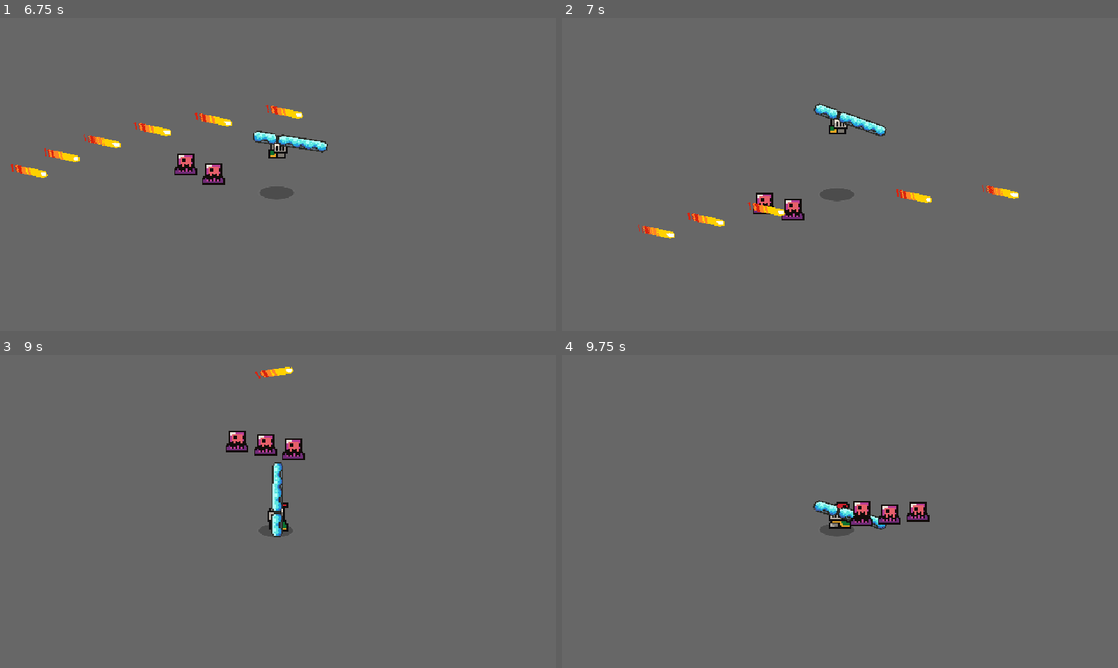
Above: before the commit, frames 1-4 (two rows, left to right).
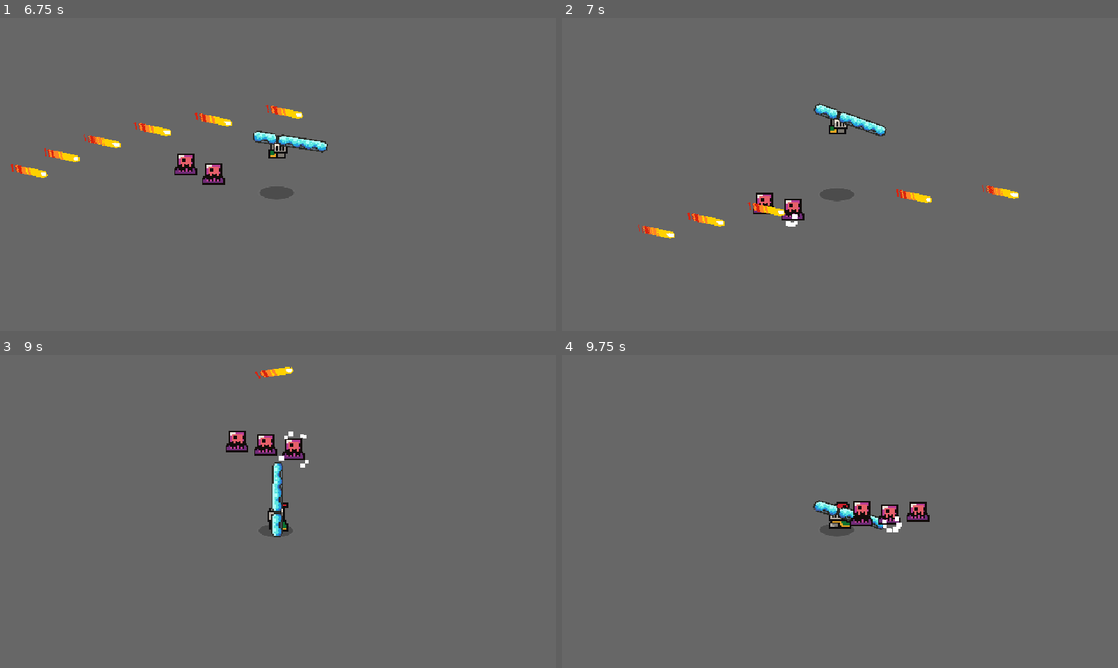
Above: after the commit, the same moments.

Repository: LicoRyte/PSCP--NoIWasTheJudge
Game: Godot game, scene res://Scene/guide_test_pc.tscn
Two runs of this game, one before a commit and one after it. Both use one fixed random seed, a clock stepped at 60 frames per second and the inputs below.
Inputs (mouse positions are in pixels of both pictures, inside the frame that each line leads up to):
- Up to frame 1 (6.75 s): move the mouse to (400, 158) at 0.52 s; hold D (Right) 0.53-1.28 s; tap P (DevTest) at 0.6, 4.35 s; click (400, 158) at 0.67 s; move the mouse to (166, 190) at 1.27 s; hold S (Down) 1.28-2.03 s; click (166, 190) at 1.35 s; move the mouse to (333, 105) at 2.02 s; hold D (Right) 2.03-2.78 s; tap R (Relode) at 2.1, 5.85 s; move the mouse to (250, 237) at 2.77 s; hold W (Up) 2.78-3.53 s; tap Space (Space) at 2.85, 6.6 s; click (250, 237) at 2.92 s; move the mouse to (444, 221) at 3.52 s; hold A (Left) 3.53-5.03 s; tap J (spawn_mob) at 3.6 s; move the mouse to (111, 127) at 4.27 s; tap Enter at 5 s; move the mouse to (161, 149) at 5.02 s; press the mouse at (161, 149) at 5.03 s; hold S (Down) 5.03-5.78 s; move the mouse to (194, 96) at 5.77 s; release the mouse at (194, 96) at 5.78 s; hold D (Right) 5.78-6.53 s; move the mouse to (400, 158) at 6.52 s; hold W (Up) from 6.53 s (still down)
- Up to frame 2 (7 s): keep holding W (Up)
- Up to frame 3 (9 s): move the mouse to (166, 527) at 7.27 s; release W (Up) at 7.28 s; hold D (Right) 7.28-8.03 s; tap J (spawn_mob) at 7.35 s; click (166, 527) at 7.42 s; move the mouse to (333, 442) at 8.02 s; hold S (Down) 8.03-8.78 s; tap P (DevTest) at 8.1 s; move the mouse to (278, 486) at 8.77 s; hold A (Left) from 8.78 s (still down); click (278, 486) at 8.85 s
- Up to frame 4 (9.75 s): move the mouse to (1006, 558) at 9.52 s; release A (Left) at 9.53 s; hold W (Up) from 9.53 s (still down); tap R (Relode) at 9.6 s; click (1006, 558) at 9.67 s

Frame 1 is identical in both runs. In frame 2, less than 0.1% of the frame differs, in the area x 40-43%, y 62-67%; in frame 3, less than 0.1%; in frame 4, less than 0.1%, in the area x 57-62%, y 51-57%.

Commit message:
Chotibot Boss Fight Implementation

Diff:
--- /dev/null
+++ b/Particle/fracture.tscn
@@ -0,0 +1,18 @@
+[gd_scene load_steps=2 format=3 uid="uid://cf3801dqkx236"]
+
+[sub_resource type="Curve" id="Curve_0qxxa"]
+_data = [Vector2(0.46511632, 1), 0.0, 0.0, 0, 0, Vector2(1, 0), 0.0, 0.0, 0, 0]
+point_count = 2
+
+[node name="Fracture" type="Node2D"]
+
+[node name="CPUParticles2D" type="CPUParticles2D" parent="."]
+lifetime = 0.4
+explosiveness = 1.0
+spread = 180.0
+gravity = Vector2(0, 0)
+initial_velocity_min = 150.0
+initial_velocity_max = 175.0
+scale_amount_min = 3.0
+scale_amount_max = 6.0
+scale_amount_curve = SubResource("Curve_0qxxa")
--- a/Scene/Player.tscn
+++ b/Scene/Player.tscn
@@ -196,6 +196,7 @@
 max_stamina = 75.0
 
 [node name="Camera2D" type="Camera2D" parent="."]
+ignore_rotation = false
 
 [node name="Hitbox" type="CollisionShape2D" parent="."]
 position = Vector2(-1, 5.5)
--- a/Scripts/Boss/Chotibot.gd
+++ b/Scripts/Boss/Chotibot.gd
@@ -7,6 +7,11 @@
 	SPAWN
 }
 
+var attack_scene = {
+	"BEAM" : preload("res://Scripts/Boss/beam.tscn"),
+	"PSCP" : preload("res://Scripts/Boss/pscp.tscn"),
+	"STATIC" : preload("res://Scripts/Boss/static.tscn")
+}
 
 @export var bullet_stage_time = 5
 @export var spawn_stage_time = 5
@@ -31,10 +36,4 @@
 func change_state(new_state : BossStage):
 	if new_state == current_state:
 		return
-
-	match current_state:
-		BossStage.BULLET:
-			current_bullet_time = 0.0
-		BossStage.SPAWN:
-			current_stage_time = 0.0
 	current_state = new_state
--- /dev/null
+++ b/Scripts/Boss/beam.gd
@@ -0,0 +1,40 @@
+extends Node2D
+
+@onready var telegraph: Line2D = $Line2D
+@onready var hitbox: Area2D = $Area2D
+@onready var beam: Sprite2D = $Sprite2D
+
+@export var delay_before_attack: float = 1.25
+@export var fade_time: float = 0.5
+@export var beam_damage: float = 10.0
+
+var state = "charge"
+var timer = 0.0
+
+func _ready():
+	timer = delay_before_attack
+	beam.scale.y = 0.0
+	hitbox.monitoring = false
+	telegraph.visible = true
+
+func _process(delta):
+	match state:
+		"charge":
+			timer -= delta
+			if timer <= 0:
+				telegraph.visible = false
+				hitbox.monitoring = false
+				beam.scale.y = 1.0
+				state = "attack"
+		"attack":
+			hitbox.monitoring = true
+			for i in hitbox.get_overlapping_bodies():
+				if i.has_meta("damaged"):
+					continue
+				if i == Player:
+					i.set_meta("damaged", true)
+					Damage.deal_damage(beam_damage, i)
+			var tween = create_tween()
+			tween.tween_property(beam, "scale:y", 0.0, fade_time)
+			await tween.finished
+			queue_free()
--- /dev/null
+++ b/Scripts/Boss/beam.tscn
@@ -0,0 +1,26 @@
+[gd_scene load_steps=4 format=3 uid="uid://u25h2hhdp82y"]
+
+[ext_resource type="Script" uid="uid://bwnh773tpiobx" path="res://Scripts/Boss/beam.gd" id="1_n4fuu"]
+[ext_resource type="Texture2D" uid="uid://cuf01h6rad2iv" path="res://pic/Art Asset/Beam_Sprite.png" id="2_c88la"]
+
+[sub_resource type="RectangleShape2D" id="RectangleShape2D_n4fuu"]
+size = Vector2(1284, 21)
+
+[node name="Beam" type="Node2D"]
+script = ExtResource("1_n4fuu")
+
+[node name="Line2D" type="Line2D" parent="."]
+scale = Vector2(12.836537, 1)
+points = PackedVector2Array(0, 0, 100, 0)
+width = 2.0
+default_color = Color(1, 0.28235295, 0.34901962, 0.44705883)
+
+[node name="Sprite2D" type="Sprite2D" parent="."]
+position = Vector2(500, 0)
+texture = ExtResource("2_c88la")
+
+[node name="Area2D" type="Area2D" parent="."]
+
+[node name="CollisionShape2D" type="CollisionShape2D" parent="Area2D"]
+position = Vector2(642, 0)
+shape = SubResource("RectangleShape2D_n4fuu")
--- /dev/null
+++ b/Scripts/Boss/pscp.gd
@@ -0,0 +1,43 @@
+extends Node2D
+@onready var bullet_label: Label = $text
+
+
+var custom_text = {
+	1 : "YOU AND I LOVE PSCP!!!",
+	2 : "JUST SOLVE 125 PROBLEMS",
+	3 : "print(\"HELLO WORLD\")",
+	4 : "I AM THE REAL JUDGE!!!",
+	5 : "GOOD LUCK ON YOUR SCORE",
+	6 : "THIS YEAR'S EXAM IS EASY",
+	7 : "ZERO STAR IS REALLY EASY",
+	8 : "DON\"T FORGET RATATYPE",
+	9 : "SORTING TEST THIS FRIDAY",
+	10 : "READ THINK PYTHON!",
+	11 : "ARE YOU UNDERSTAND?!",
+	12 : "PSCP IS IMPORTANT!",
+	13 : "DON'T FORGET PAIR PROGRAMMING!"
+}
+@onready var hitbox: CollisionShape2D = $Area2D/CollisionShape2D
+
+@export var base_bullet_speed = 300.0
+@export var damage = 15
+var time_until_delete  = 15.0
+
+func _ready() -> void:
+	bullet_label.text = custom_text[randi() % custom_text.size()]
+	await get_tree().process_frame
+	hitbox.shape.size = bullet_label.size
+	hitbox.position = Vector2(bullet_label.size.x / 2, 0)
+
+
+# Called every frame. 'delta' is the elapsed time since the previous frame.
+func _process(delta: float) -> void:
+	position += transform.x * base_bullet_speed * delta * 1.5
+	time_until_delete -= delta
+	if time_until_delete <= 0:
+		queue_free()
+
+
+func _on_area_2d_body_entered(body: Node2D) -> void:
+	if body is Player:
+		Damage.deal_damage(damage, body)
--- /dev/null
+++ b/Scripts/Boss/pscp.tscn
@@ -0,0 +1,26 @@
+[gd_scene load_steps=4 format=3 uid="uid://bjrlgmcqk4mn6"]
+
+[ext_resource type="Script" uid="uid://jrbr8ubjq58p" path="res://Scripts/Boss/pscp.gd" id="1_fntap"]
+[ext_resource type="FontFile" uid="uid://3x8dmhqmf8d8" path="res://font/Roundberly.ttf" id="2_vlwjc"]
+
+[sub_resource type="RectangleShape2D" id="RectangleShape2D_fntap"]
+size = Vector2(115, 20)
+
+[node name="Pscp" type="Node2D"]
+script = ExtResource("1_fntap")
+
+[node name="text" type="Label" parent="."]
+offset_top = -5.0
+offset_right = 118.0
+offset_bottom = 18.0
+theme_override_fonts/font = ExtResource("2_vlwjc")
+theme_override_font_sizes/font_size = 16
+text = "WE LOVE PSCP"
+
+[node name="Area2D" type="Area2D" parent="."]
+
+[node name="CollisionShape2D" type="CollisionShape2D" parent="Area2D"]
+position = Vector2(58, 1)
+shape = SubResource("RectangleShape2D_fntap")
+
+[connection signal="body_entered" from="Area2D" to="." method="_on_area_2d_body_entered"]
--- /dev/null
+++ b/Scripts/Boss/static.gd
@@ -0,0 +1,31 @@
+extends Node2D
+
+
+@onready var static_line: Line2D = $static_line
+
+var base_bullet_speed = 125.0
+var damage = 30
+var swap_time = 0.17
+var temp = 0.0
+
+var time_till_delete = 15
+func _ready() -> void:
+	temp = swap_time
+
+
+func _process(delta: float) -> void:
+	position += transform.x * base_bullet_speed * delta * 1.5
+	time_till_delete -= delta
+	temp -= delta
+	if temp <= 0:
+		for i in static_line.points.size():
+			var point = static_line.points[i]
+			point.x = randi_range(-12, 12)
+			static_line.set_point_position(i, point)
+		temp = swap_time
+	if time_till_delete <= 0:
+		queue_free()
+func _on_area_2d_body_entered(body: Node2D) -> void:
+	if body is Player:
+		if body.velocity.x.length() > 0.1:
+			Damage.deal_damage(damage, body)
--- /dev/null
+++ b/Scripts/Boss/static.tscn
@@ -0,0 +1,22 @@
+[gd_scene load_steps=3 format=3 uid="uid://bbp8itl5undan"]
+
+[ext_resource type="Script" uid="uid://bj2dccccutovv" path="res://Scripts/Boss/static.gd" id="1_0uvw4"]
+
+[sub_resource type="RectangleShape2D" id="RectangleShape2D_0uvw4"]
+size = Vector2(12.5, 568)
+
+[node name="Static" type="Node2D"]
+script = ExtResource("1_0uvw4")
+
+[node name="static_line" type="Line2D" parent="."]
+position = Vector2(-2, 0)
+points = PackedVector2Array(-1, -50, 9, 32, -3, 68, 10, 110, -8, 180, 10, 242, -10, 304, 8, 394)
+width = 3.0
+
+[node name="Area2D" type="Area2D" parent="."]
+
+[node name="CollisionShape2D" type="CollisionShape2D" parent="Area2D"]
+position = Vector2(1.25, 161)
+shape = SubResource("RectangleShape2D_0uvw4")
+
+[connection signal="body_entered" from="Area2D" to="." method="_on_area_2d_body_entered"]
--- a/Scripts/enemy/enemy.gd
+++ b/Scripts/enemy/enemy.gd
@@ -26,6 +26,7 @@
 
 func _on_deal_damage(amount: float, receiver: Node2D, _source: Node) -> void:
 	if receiver == self:
+		CamCom.play_effect("fracture", receiver.global_position)
 		health -= amount
 		print_debug(health)
 		if health <= 0:
--- a/Service/CameraComposer.gd
+++ b/Service/CameraComposer.gd
@@ -1,9 +1,20 @@
 extends Node
 
+
+#A Service for Emitting Special Effect and Camera Operator
 @export var random_strength: float = 30.0
 @export var shake_fade: float = 10.0
 
 var rnd := RandomNumberGenerator.new()
+var particle = {
+	"fracture" : preload("res://Particle/fracture.tscn")
+}
+
+func rotate_cam(camera: Camera2D, angle):
+	var tween = create_tween()
+	tween.tween_property(
+		camera, "rotation", angle, 0.5
+	)
 
 func apply_shake(camera: Camera2D, magnitude: float, lerp_time: float):
 	var strength := magnitude
@@ -20,3 +31,21 @@
 
 	if is_instance_valid(camera):
 		camera.offset = Vector2.ZERO
+
+func play_effect(effect : String, position : Vector2):
+	var part = particle[effect]
+	var part_scene = part.instantiate()
+	get_tree().current_scene.add_child(part_scene)
+	part_scene.global_position = position
+	var actual_particle_node = part_scene.get_node("CPUParticles2D")
+	if actual_particle_node:
+		do_effect(actual_particle_node)
+
+	await get_tree().create_timer(1).timeout
+	if part_scene:
+		part_scene.queue_free()
+
+
+func do_effect(particle_node : CPUParticles2D):
+	particle_node.one_shot = true
+	particle_node.emitting = true
--- /dev/null
+++ b/Service/CameraComposer.tscn
@@ -0,0 +1,6 @@
+[gd_scene load_steps=2 format=3 uid="uid://3jj06rjeiyol"]
+
+[ext_resource type="Script" uid="uid://bw7r3smd65p64" path="res://Service/CameraComposer.gd" id="1_7272t"]
+
+[node name="CameraComposer" type="Node2D"]
+script = ExtResource("1_7272t")
--- a/project.godot
+++ b/project.godot
@@ -20,8 +20,8 @@
 GameEvents="*res://Service/GameEvents.gd"
 Damage="*res://Service/DamageSystem.gd"
 GlobalAudio="*res://Service/GlobalAudioService.tscn"
-CamCom="*res://Service/CameraComposer.gd"
 RewardSequence="*res://Service/RewardSequence.tscn"
+CamCom="*res://Service/CameraComposer.tscn"
 
 [display]
 
Not shown, added: Scripts/Boss/beam.gd.uid
Not shown, added: Scripts/Boss/pscp.gd.uid
Not shown, added: Scripts/Boss/static.gd.uid
Binary file added: font/DungeonFont.ttf
Not shown, added: font/DungeonFont.ttf.import
Binary file added: pic/Art Asset/Beam_Sprite.png
Not shown, added: pic/Art Asset/Beam_Sprite.png.import
